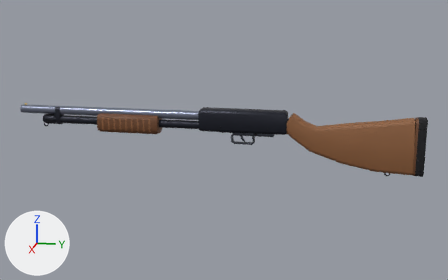
What one commit did to the FBX model Assets/Intern 3/Assets/Intern/Resources/Models/Weapons/shotgun.fbx.
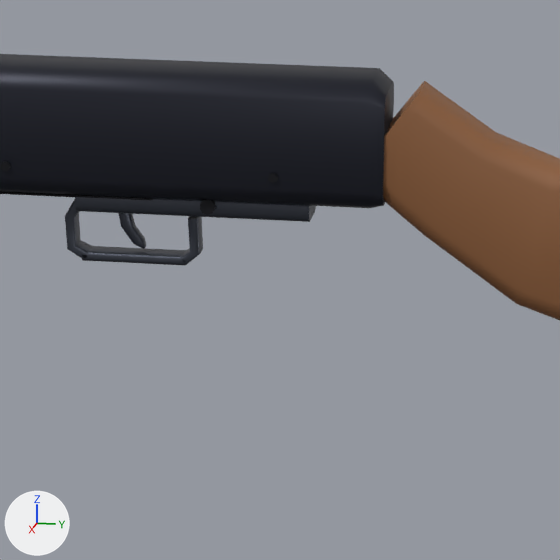
There are two pictures of each version: one whole from a 50 mm lens placed at (1.538, 0.252, 0.329), pointed at (-0.005, -0.056, -0.057), one close up on the part from 49% to 71% of the width and 35% to 70% of the height. The axes (+X, +Y, +Z) are drawn at lower left. The lights are the same throughout. The first two pictures are the older version. Where no turn or scale is listed for an object, it has been applied to the vertices.

The scene before the commit, as lines of its bpy script (objects in view):
```python
me_body_028 = bpy.data.meshes.new('Body.028')
me_body_028.from_pydata(...)  # 1064 vertices, 1238 faces; spans x -0.023..0.023, y -0.621..0.444, z -0.13..0.026
# faces by material slot: [256, 526, 112, 164, 80, 32, 32, 36]
me_body_028.materials.append(mat_wpn_metal)  # dark grey #252833
me_body_028.materials.append(mat_wpn_dark)  # black #0e1017
me_body_028.materials.append(mat_wpn_steel)  # grey #7f8597
me_body_028.materials.append(mat_wpn_alu)  # dark grey #494d57
me_body_028.materials.append(mat_wpn_wood)  # brown #8d5e39
me_body_028.materials.append(mat_wpn_woodd)  # brown #6b4224
me_body_028.materials.append(mat_wpn_rubber)  # black #18181c
me_body_028.materials.append(mat_wpn_brass)  # yellow #caa243
me_trigger_021 = bpy.data.meshes.new('Trigger.021')
me_trigger_021.from_pydata(...)  # 36 vertices, 43 faces; spans x -0.0032..0.0032, y -0.0069..0.0059, z -0.0198..0.0
me_trigger_021.materials.append(mat_wpn_alu)  # dark grey #494d57
ob_body_004 = bpy.data.objects.new('Body.004', me_body_028)
ob_body_004.location = (0.0, 0.0, 0.0)
ob_trigger_002 = bpy.data.objects.new('Trigger.002', me_trigger_021)
ob_trigger_002.location = (0.0, -0.006, -0.038)
```
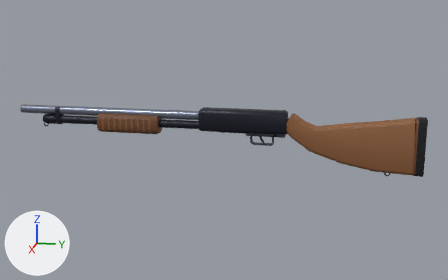
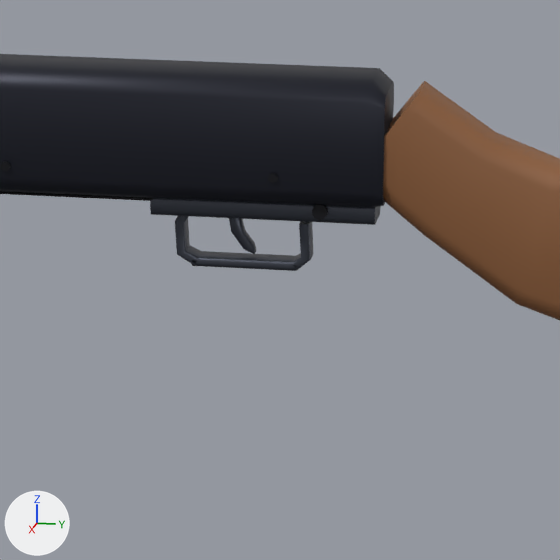
What the commit changed:
me_body_028 has 1064 vertices, 1238 faces and spans x -0.023..0.023, y -0.621..0.444, z -0.13..0.026.
me_body_028 is used by ob_body_004; location (0.0, 0.0, 0.0).
me_body_028 part 1: the loose piece of 24 vertices spanning x -0.013..0.013, y -0.03..0.075, z -0.04..-0.03 is scaled about its middle by (1, 0.952, 1), then moved by (0.0, 0.031, 0.0).
me_body_028 part 2: the loose piece of 24 vertices spanning x -0.007..0.007, y -0.028..0.019, z -0.064..-0.059 is moved by (0.0, 0.05, 0.0).
me_body_028 part 3: the loose piece of 48 vertices spanning x -0.007..0.007, y -0.036..-0.025, z -0.064..-0.036 is moved by (0.0, 0.05, 0.0).
me_body_028 part 4: the loose piece of 36 vertices spanning x -0.007..0.007, y 0.017..0.025, z -0.064..-0.042 is moved by (0.0, 0.05, 0.0).
me_body_028 part 5: the loose piece of 20 vertices spanning x -0.016..0.016, y 0.027..0.033, z -0.038..-0.031 is moved by (0.0, 0.05, 0.0).
Object 'Trigger.002' (ob_trigger_002) moves from (0.0, -0.006, -0.038) to (0.0, 0.044, -0.038).

Pixel boxes [x1, y1, x2, y2] of what changed, in the close-ups (560 x 560 px; the box of a moved part takes in the faces that stretch with it):
'Trigger.002', moved
    before: [118, 213, 146, 249]
    after: [229, 218, 257, 254]
part 1 of me_body_028, moved or reshaped
    before: [75, 197, 316, 222]
    after: [150, 198, 381, 225]
part 2 of me_body_028, moved or reshaped
    before: [82, 246, 186, 266]
    after: [192, 251, 297, 271]
part 3 of me_body_028, moved or reshaped
    before: [65, 199, 92, 259]
    after: [175, 216, 201, 265]
part 4 of me_body_028, moved or reshaped
    before: [181, 216, 203, 265]
    after: [292, 221, 313, 270]
part 5 of me_body_028, moved or reshaped
    before: [200, 200, 216, 215]
    after: [312, 205, 328, 220]
